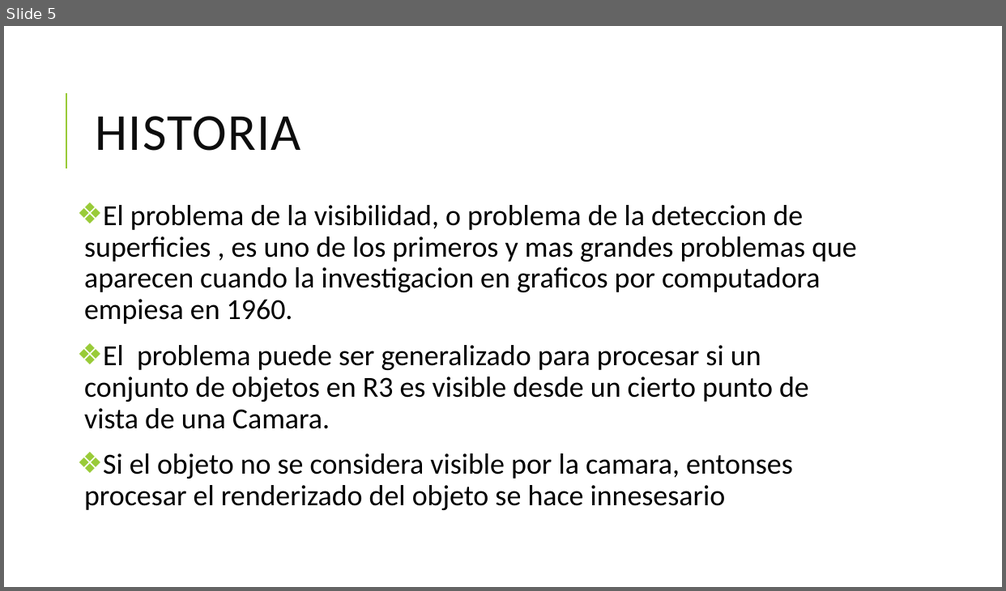
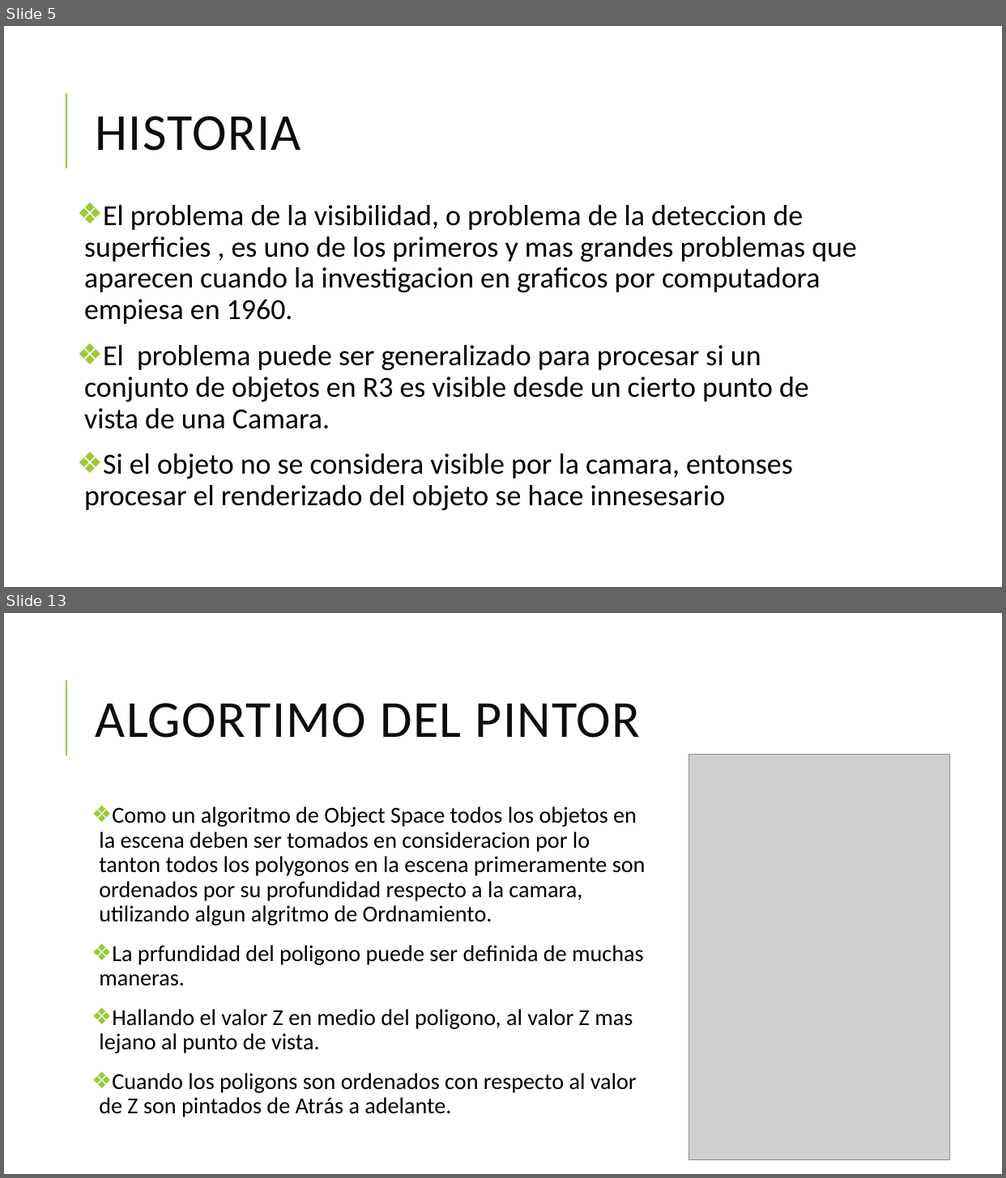
Before and after one commit to MogGy94/paintersAlg, a slide deck: ALGOritmo del Pintor.pptx. Shown one above the other, each under a label of ours: slide 5 before the commit, slides 5 and 13 after it; the slides between them are not shown. The pictures are 1006x591 and 1006x1178 pixels, drawn with LibreOffice and Linux fonts; fonts in the diff are those of the drawing; grey boxes stand for pictures. Boxes give left, top, right and bottom in pixels: in the first picture for what was removed or moved away, otherwise in the second. Text is boxed around its words. In the diff, an @@ line names an element or a change of style, - is before the commit and + after.

```diff
--- a/ALGOritmo del Pintor.pptx
+++ b/ALGOritmo del Pintor.pptx
@@ slide 13 added at [4,613,1002,1174], background #FFFFFF; not listed: 1 template element that a slide beside it also shows @@
@@ title added at [96,703,641,738], 50 pt, text #0D0D0D @@
+ALGORTIMO DEL PINTOR
@@ picture added at [688,754,950,1160] @@
@@ text added at [99,807,646,1118], 22 pt, text #000000 @@
+❖ Como un algoritmo de Object Space todos los objetos en la escena deben ser tomados en consideracion por lo tanton todos los polygonos en la escena primeramente son ordenados por su profundidad respecto a la camara, utilizando algun algritmo de Ordnamiento.
+❖ La prfundidad del poligono puede ser definida de muchas maneras.
+❖ Hallando el valor Z en medio del poligono, al valor Z mas lejano al punto de vista.
+❖ Cuando los poligons son ordenados con respecto al valor de Z son pintados de Atrás a adelante.
```
Also in this commit, not shown: 1 slide changed, 7 other slides added, 14 other files.
